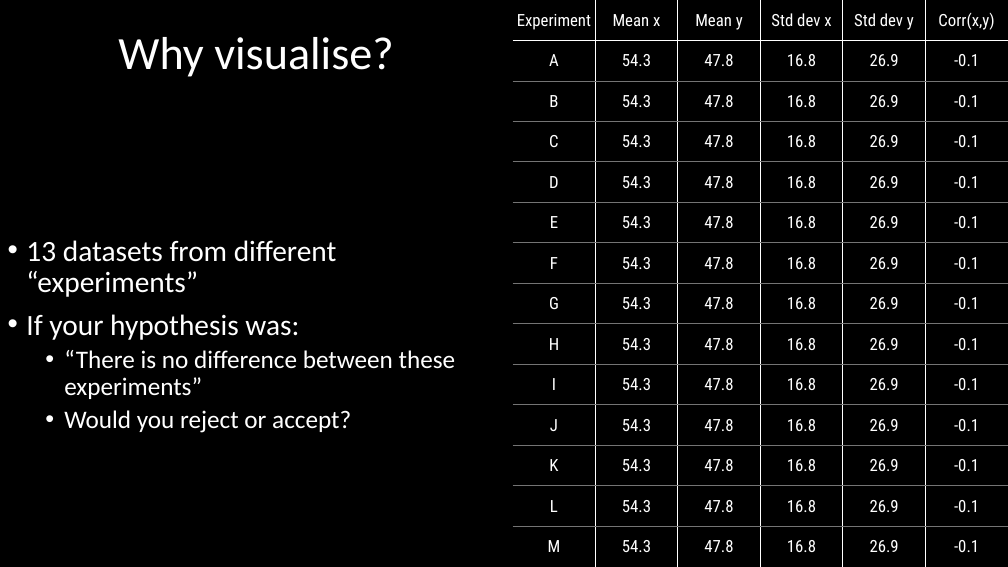
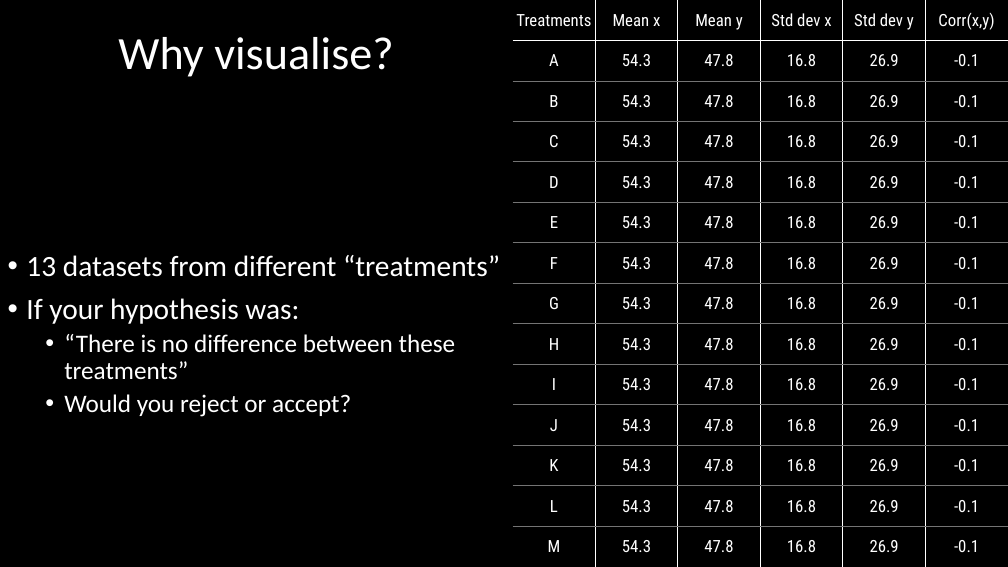
Before and after one commit to DeonRoos/stats-for-biologists, a slide deck: slide 2 of Lecture 3 - data_vis/Slides/Effective scientific communication.pptx. Drawn at 1008x567 pixels with LibreOffice and Linux fonts; fonts in the diff are those of the drawing. Boxes give left, top, right and bottom in pixels: in the first picture for what was removed or moved away, otherwise in the second. Text is boxed around its words. In the diff, an @@ line names an element or a change of style, - is before the commit and + after.

```diff
--- a/Lecture 3 - data_vis/Slides/Effective scientific communication.pptx
+++ b/Lecture 3 - data_vis/Slides/Effective scientific communication.pptx
@@ table at (x1=513, y1=0, x2=1007, y2=567) @@
-row 1, column 1: Experiment
+row 1, column 1: Treatments
@@ text at (x1=26, y1=255, x2=500, y2=277): text changed @@
-• 13 datasets from different “experiments”
+• 13 datasets from different “treatments”
@@ text at (x1=64, y1=334, x2=456, y2=380): text changed @@
-  • “There is no difference between these experiments”
+  • “There is no difference between these treatments”
```
Also in this commit, not shown: 6 other slides changed, 10 slides added, 2 slides removed, 22 other files.
